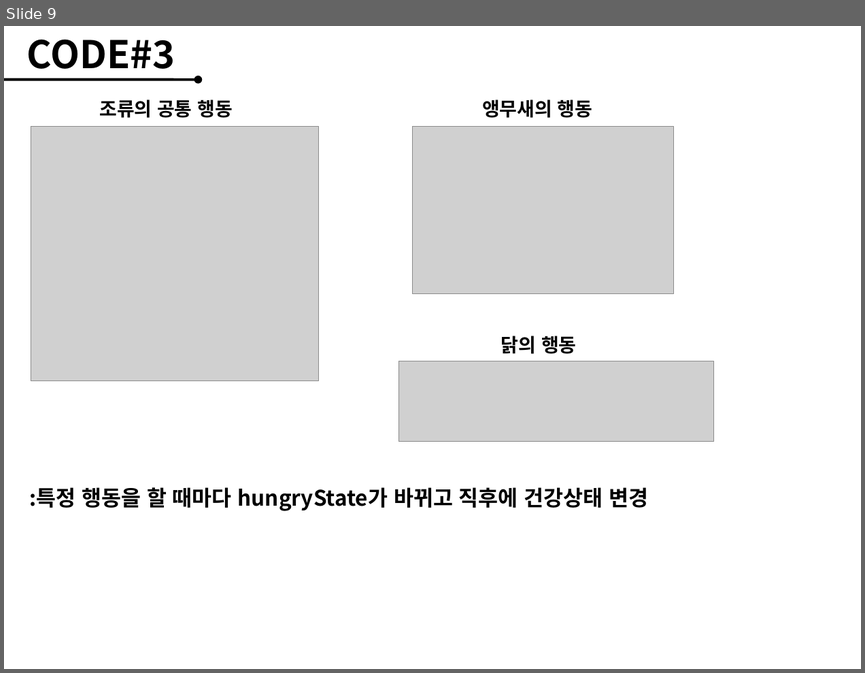
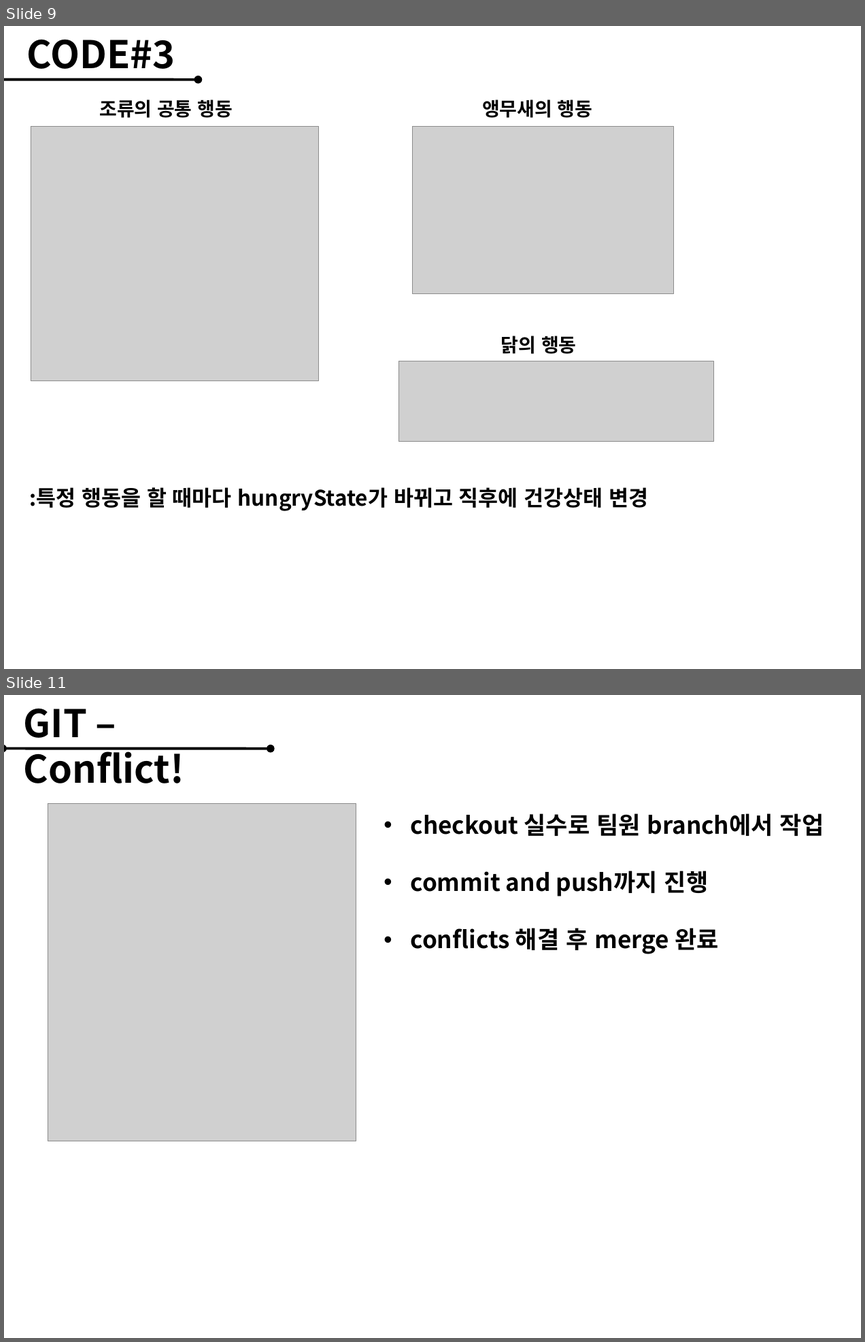
Before and after one commit to wjddlrladnjs/Pet, a slide deck: Pet/WebContent/share/동물농장.pptx. Shown one above the other, each under a label of ours: slide 9 before the commit, slides 9 and 11 after it; the slides between them are not shown. The pictures are 865x673 and 865x1342 pixels, drawn with LibreOffice and Linux fonts; fonts in the diff are those of the drawing; grey boxes stand for pictures; background and template pictures are left out. Boxes give left, top, right and bottom in pixels: in the first picture for what was removed or moved away, otherwise in the second. Text is boxed around its words. In the diff, an @@ line names an element or a change of style, - is before the commit and + after.

```diff
--- a/Pet/WebContent/share/동물농장.pptx
+++ b/Pet/WebContent/share/동물농장.pptx
@@ slide 11 added at [4, 695, 861, 1338], background picture (left out) @@
@@ text added at [24, 708, 184, 783], 32 pt, text #000000, bold @@
+GIT – Conflict!
@@ double arrow added from (4, 748) to (271, 748), #000000 2.25 pt @@
@@ picture added at [48, 803, 356, 1140] @@
@@ text added at [411, 813, 824, 954], 20 pt, text #000000, bold @@
+• checkout 실수로 팀원 branch에서 작업
+• commit and push까지 진행
+• conflicts 해결 후 merge 완료
```
Also in this commit, not shown: 5 slides changed, 5 other slides added, 4 slides removed, 5 other files.
